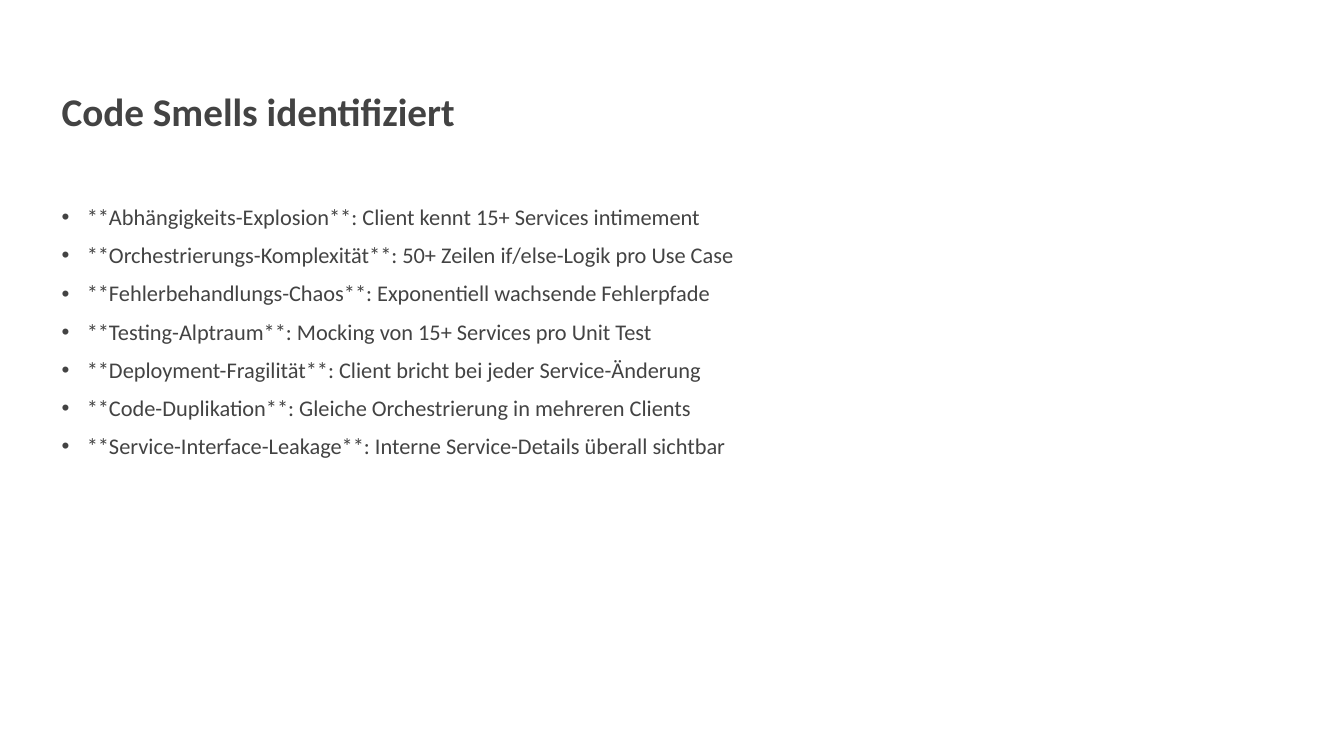
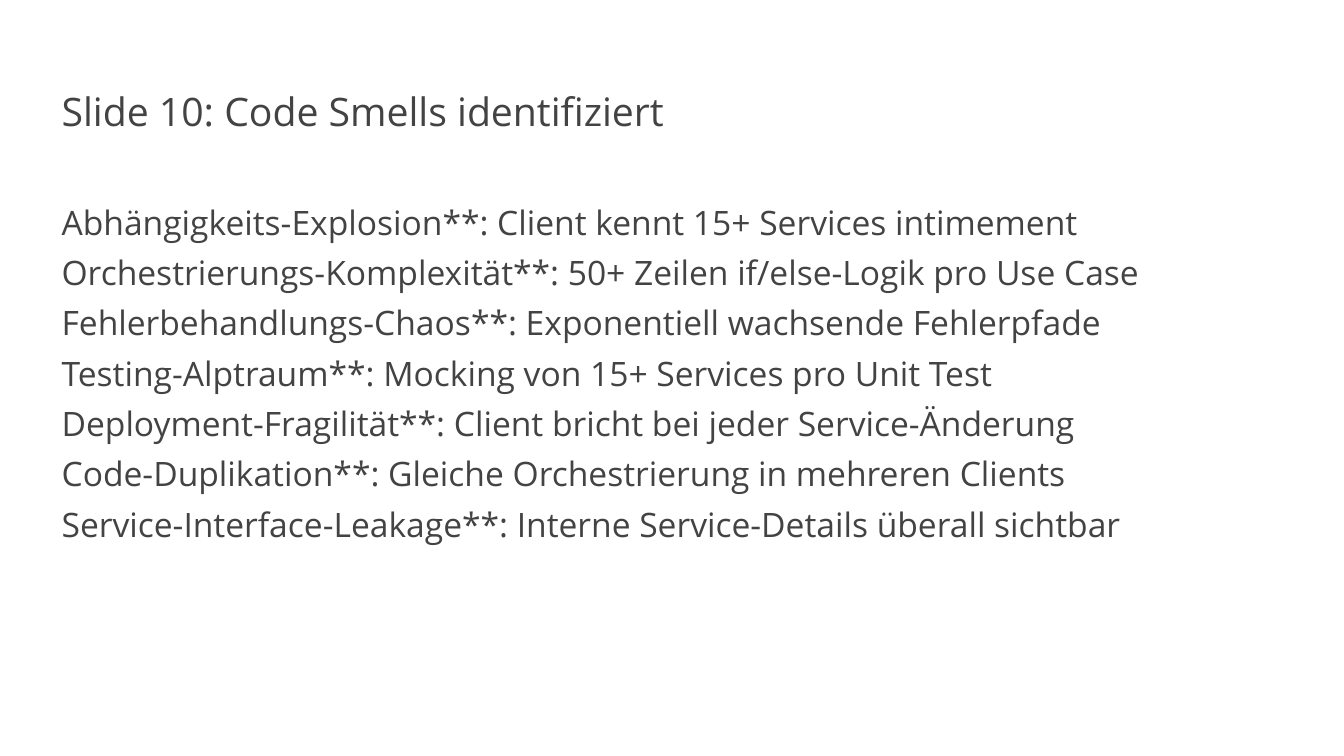
Before and after one commit to vanillacore-net/september-2025-telekom-training, a slide deck: slide 11 of presentations/powerpoint/block2-presentation.pptx. Drawn at 1344x756 pixels with LibreOffice and Linux fonts; fonts in the diff are those of the drawing; background and template pictures are left out. Boxes give left, top, right and bottom in pixels: in the first picture for what was removed or moved away, otherwise in the second. Text is boxed around its words. In the diff, an @@ line names an element or a change of style, - is before the commit and + after.

Commit message:
Fix Block 2 font issues - remove Calibri overrides
- Remove all explicit font.name = 'Calibri' settings for regular text
- Let VanillaCore.pptx template control fonts through layout inheritance
- Keep Consolas font ONLY for code blocks (Layout 9)
- Regenerate Block 2 presentation with 24 slides using proper font rules
- Create fix_block2_fonts.py script for template font compliance
- Professional appearance with template-controlled fonts

```diff
--- a/presentations/powerpoint/block2-presentation.pptx
+++ b/presentations/powerpoint/block2-presentation.pptx
@@ title at (62, 96, 664, 127): text changed; font Calibri to Open Sans; bold off @@
-Code Smells identifiziert
+Slide 10: Code Smells identifiziert
@@ text at (62, 209, 1139, 545): text changed; size 16 to 24 pt; font Calibri to Open Sans @@
-• **Abhängigkeits-Explosion**: Client kennt 15+ Services intimement
-• **Orchestrierungs-Komplexität**: 50+ Zeilen if/else-Logik pro Use Case
-• **Fehlerbehandlungs-Chaos**: Exponentiell wachsende Fehlerpfade
-• **Testing-Alptraum**: Mocking von 15+ Services pro Unit Test
-• **Deployment-Fragilität**: Client bricht bei jeder Service-Änderung
-• **Code-Duplikation**: Gleiche Orchestrierung in mehreren Clients
-• **Service-Interface-Leakage**: Interne Service-Details überall sichtbar
+Abhängigkeits-Explosion**: Client kennt 15+ Services intimement
+Orchestrierungs-Komplexität**: 50+ Zeilen if/else-Logik pro Use Case
+Fehlerbehandlungs-Chaos**: Exponentiell wachsende Fehlerpfade
+Testing-Alptraum**: Mocking von 15+ Services pro Unit Test
+Deployment-Fragilität**: Client bricht bei jeder Service-Änderung
+Code-Duplikation**: Gleiche Orchestrierung in mehreren Clients
+Service-Interface-Leakage**: Interne Service-Details überall sichtbar
```
Also in this commit, not shown: 18 other slides changed, 5 slides added, 5 slides removed, 2 other files.
